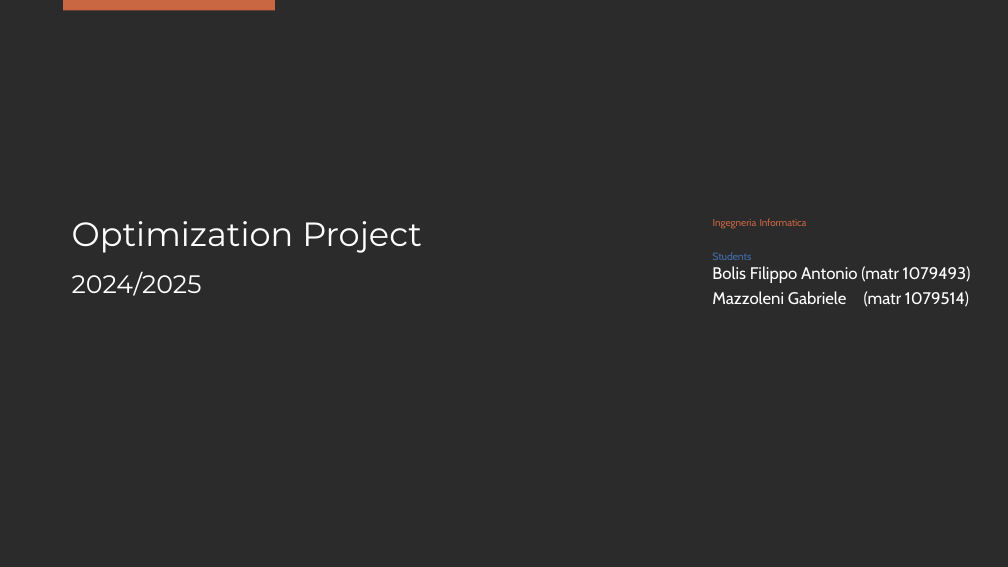
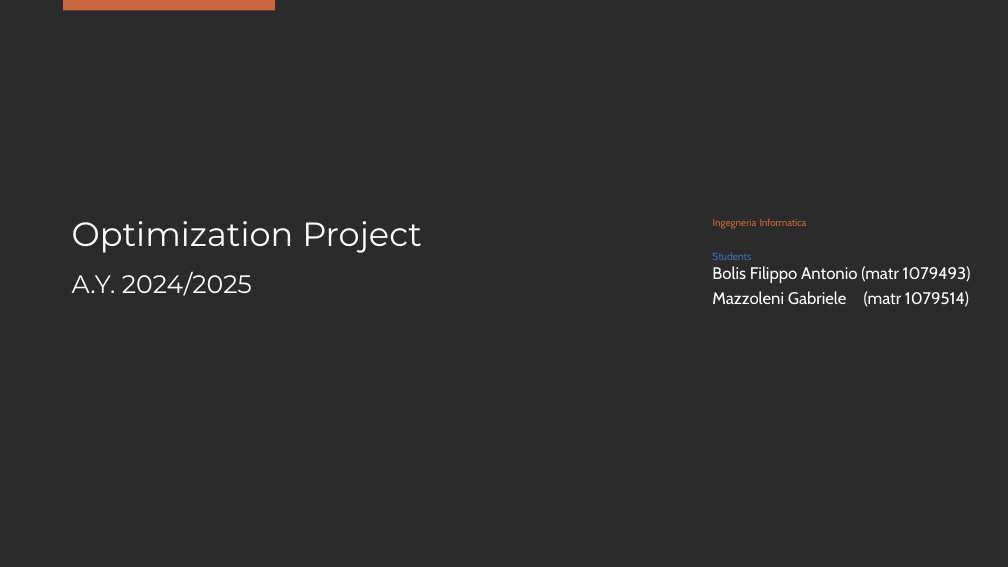
Before and after one commit to FilippoBolis/OptimizationProject_2025, a slide deck: slide 1 of Ppt/Optimization.pptx. Drawn at 1008x567 pixels with LibreOffice and Linux fonts; fonts in the diff are those of the drawing; background and template pictures are left out; a plain dark background stands for a picture behind light text. Boxes give left, top, right and bottom in pixels: in the first picture for what was removed or moved away, otherwise in the second. Text is boxed around its words. In the diff, an @@ line names an element or a change of style, - is before the commit and + after.

```diff
--- a/Ppt/Optimization.pptx
+++ b/Ppt/Optimization.pptx
@@ text at (72,271,252,296): text changed @@
-2024/2025
+A.Y. 2024/2025
```
